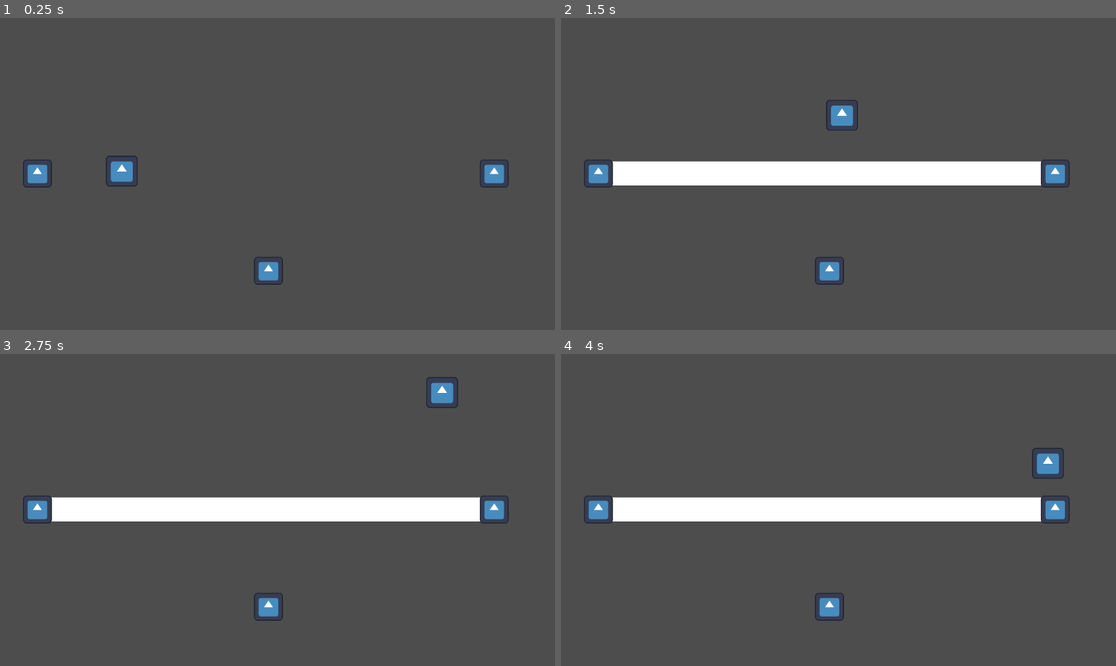
Above: before the commit, frames 1-4 (two rows, left to right).
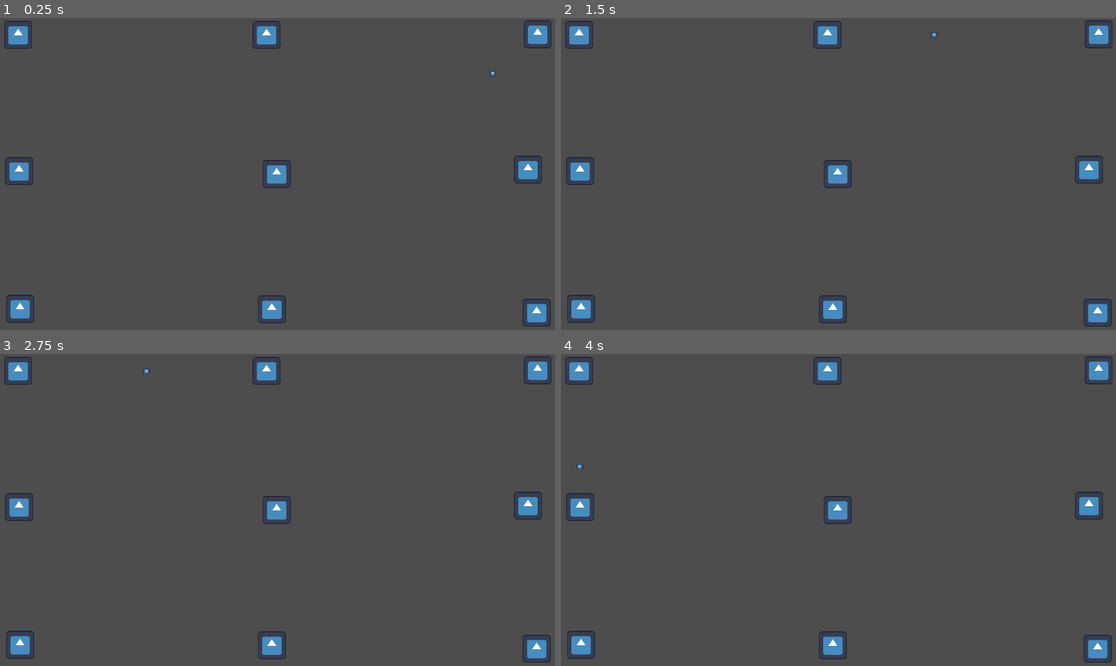
Above: after the commit, the same moments.

Repository: bmachado18/tangle-defence
Game: Godot game, scene res://scenes/game.tscn
Same seed, same stepped clock (60 frames per second), same inputs: the game is played once before the commit and once after it. The engine's default icon, where the game draws it, is replaced by a stand-in: a white triangle on a blue panel in a dark square.
Inputs (mouse positions are in pixels of both pictures, inside the frame that each line leads up to):
- Up to frame 1 (0.25 s): no input
- Up to frame 2 (1.5 s): move the mouse to (599, 174) at 0.52 s; click (599, 174) at 0.67 s; move the mouse to (1054, 174) at 1.27 s; click (1054, 174) at 1.42 s
- Up to frame 3 (2.75 s): move the mouse to (266, 606) at 2.02 s; click (266, 606) at 2.17 s
- Up to frame 4 (4 s): move the mouse to (810, 572) at 2.77 s; click (810, 572) at 2.92 s; move the mouse to (1005, 556) at 3.52 s; click (1005, 556) at 3.67 s

The runs differ from the first frame. In frame 1, 3.6% of the frame differs, in the area x 0-100%, y 0-99%; in frame 2, 9.4%; in frame 3, 9.4%; in frame 4, 9.4%.

Commit message:
Refractor: line colour changes, overlapping lines cause weaker strength

Diff:
--- a/scenes/Edge.tscn
+++ b/scenes/Edge.tscn
@@ -6,3 +6,8 @@
 script = ExtResource("1_np5sn")
 
 [node name="Line2D" type="Line2D" parent="."]
+
+[node name="Label" type="Label" parent="."]
+offset_right = 40.0
+offset_bottom = 23.0
+text = "tes"
--- a/scenes/game.tscn
+++ b/scenes/game.tscn
@@ -7,9 +7,9 @@
 
 [sub_resource type="Curve2D" id="Curve2D_8cj0n"]
 _data = {
-"points": PackedVector2Array(-115.673, 0.174591, 115, 0, 0, 0, 0, 0, 0, 0, 0, 0, 0, 0, 0, 0, 162, -59, 0, 0, 0, 0, 173, -37, 0, 0, 0, 0, 167, -23, 0, 0, 0, 0, 145, -24, 0, 0, 0, 0, 123, -20, 0, 0, 0, 0, 140, 16, 0, 0, 0, 0, 109, 37, 0, 0, 0, 0, 146, 48, 0, 0, 0, 0, 158, 46, 0, 0, 0, 0, 0, 0)
+"points": PackedVector2Array(0, 0, 0, 0, 522, -209, 0, 0, 0, 0, 685, -350, 0, 0, 0, 0, -375, -348, 0, 0, 0, 0, -368, 221, 0, 0, 0, 0, 680, 229, 0, 0, 0, 0, 684, -348, 0, 0, 0, 0, 523, -206)
 }
-point_count = 12
+point_count = 7
 
 [node name="Game" type="Node2D"]
 script = ExtResource("1_yqjtg")
@@ -18,18 +18,20 @@
 
 [node name="Camera2D" type="Camera2D" parent="."]
 offset = Vector2(0.62, 0.23)
-zoom = Vector2(5.15, 5.05)
+zoom = Vector2(1.019, 1)
 
 [node name="Path2D" type="Path2D" parent="."]
-position = Vector2(-75, 4)
+position = Vector2(-154, 60)
 curve = SubResource("Curve2D_8cj0n")
 
 [node name="PathFollow2D" type="PathFollow2D" parent="Path2D"]
+position = Vector2(522, -209)
 rotates = false
 cubic_interp = false
 script = ExtResource("2_lbhrr")
 
 [node name="Enemy" parent="Path2D/PathFollow2D" instance=ExtResource("2_lnu2h")]
+position = Vector2(2, 0)
 
 [node name="Edges" type="Node2D" parent="."]
 
@@ -37,14 +39,31 @@
 
 [node name="Nodes" type="Node2D" parent="."]
 
-[node name="Node_A" parent="Nodes" instance=ExtResource("1_uwrxv")]
-position = Vector2(-96, 0)
+[node name="Node" parent="Nodes" instance=ExtResource("1_uwrxv")]
 
-[node name="Node_B" parent="Nodes" instance=ExtResource("1_uwrxv")]
-position = Vector2(88, 0)
+[node name="Node2" parent="Nodes" instance=ExtResource("1_uwrxv")]
+position = Vector2(531, -290)
 
-[node name="Node_C" parent="Nodes" instance=ExtResource("1_uwrxv")]
-position = Vector2(-3, 40)
+[node name="Node3" parent="Nodes" instance=ExtResource("1_uwrxv")]
+position = Vector2(529, 288)
+
+[node name="Node4" parent="Nodes" instance=ExtResource("1_uwrxv")]
+position = Vector2(-522, 280)
+
+[node name="Node5" parent="Nodes" instance=ExtResource("1_uwrxv")]
+position = Vector2(-526, -289)
+
+[node name="Node6" parent="Nodes" instance=ExtResource("1_uwrxv")]
+position = Vector2(-21, -289)
+
+[node name="Node7" parent="Nodes" instance=ExtResource("1_uwrxv")]
+position = Vector2(-10, 281)
+
+[node name="Node8" parent="Nodes" instance=ExtResource("1_uwrxv")]
+position = Vector2(-524, -6)
+
+[node name="Node9" parent="Nodes" instance=ExtResource("1_uwrxv")]
+position = Vector2(511, -9)
 
 [node name="EnemySpawnTimer" type="Timer" parent="."]
 wait_time = 2.0
--- a/scenes/node.tscn
+++ b/scenes/node.tscn
@@ -13,9 +13,11 @@
 script = ExtResource("1_ignic")
 
 [node name="Sprite2D" type="Sprite2D" parent="Area2D"]
+scale = Vector2(5, 5)
 texture = ExtResource("1_6r00q")
 
 [node name="CollisionShape2D" type="CollisionShape2D" parent="Area2D"]
+scale = Vector2(5, 5)
 shape = SubResource("CircleShape2D_ignic")
 
 [connection signal="node_selected" from="Area2D" to="Area2D" method="_on_node_selected"]
--- a/scripts/Edge.gd
+++ b/scripts/Edge.gd
@@ -3,23 +3,57 @@
 var from_node
 var to_node
 var cross_count = 0
-var strength = 0.0
+var strength = 0
 
+@onready var strength_label = $StrengthLabel  # Reference to the Label node
 
-const MAX_STRENGTH = 10.0
-const K = 0.5
-const C = 0.3
+func initialize(node_a, node_b):
+	from_node = node_a
+	to_node = node_b
+	update_position()
+	update_strength()
 
-func initialize(a, b):
-	from_node = a
-	to_node = b
-	update_strength()
-	draw_edge()
+func update_position():
+	# Update the visual representation of the edge (line drawing)
+	# This depends on how you're currently drawing your edges
+	queue_redraw()
+
+	# Position the label at the midpoint of the edge
+	if strength_label:
+		var midpoint = (from_node.global_position + to_node.global_position) / 2
+		strength_label.global_position = midpoint - strength_label.size / 2
 
 func update_strength():
-	var dist = from_node.global_position.distance_to(to_node.global_position)
-	strength = MAX_STRENGTH / ((1 + K * dist) * (1 + C * cross_count))
+	# Calculate strength based on cross_count (adjust formula as needed)
+	strength = max(1, 10 - cross_count)  # Example: strength decreases with crossings
 
-func draw_edge():
-	print("Drawing edge from", from_node.name, "to", to_node.name)
-	$Line2D.points = [from_node.global_position, to_node.global_position]
+	# Update the label text
+	if strength_label:
+		strength_label.text = str(strength)
+
+		# Optional: Color code the strength
+		if strength >= 7:
+			strength_label.modulate = Color.GREEN
+		elif strength >= 4:
+			strength_label.modulate = Color.YELLOW
+		else:
+			strength_label.modulate = Color.RED
+
+func _draw():
+	# Your existing edge drawing code here
+	if from_node and to_node:
+		var color = Color.WHITE
+		# Optional: Change line color based on strength
+		if strength >= 7:
+			color = Color.GREEN
+		elif strength >= 4:
+			color = Color.YELLOW
+		else:
+			color = Color.RED
+
+		draw_line(
+			to_local(from_node.global_position),
+			to_local(to_node.global_position),
+			color,
+			2.0
+		)
--- a/scripts/Enemy.gd
+++ b/scripts/Enemy.gd
@@ -7,5 +7,4 @@
 	# Access the parent PathFollow2D node
 
 	if get_parent() is PathFollow2D:
-
 		get_parent().offset += speed * delta
--- a/scripts/main.gd
+++ b/scripts/main.gd
@@ -41,20 +41,26 @@
 	# Register this edge preventing duplicates
 	edge_pairs[get_edge_key(a, b)] = true
 	edge_count += 1
-	print(edge_count)
+	print("Edge created with strength:", edge.strength)
 
 	check_crosses()
 
 func check_crosses():
+	# Reset cross counts
 	for e1 in edges:
 		e1.cross_count = 0
+
+	# Calculate crossings
 	for i in edges.size():
 		for j in range(i + 1, edges.size()):
 			if do_edges_cross(edges[i], edges[j]):
 				edges[i].cross_count += 1
 				edges[j].cross_count += 1
+
+	# Update all edge strengths and visuals
 	for edge in edges:
 		edge.update_strength()
+		edge.update_position()  # Update label position too
 
 func do_edges_cross(e1, e2):
 	var a1 = e1.from_node.global_position
